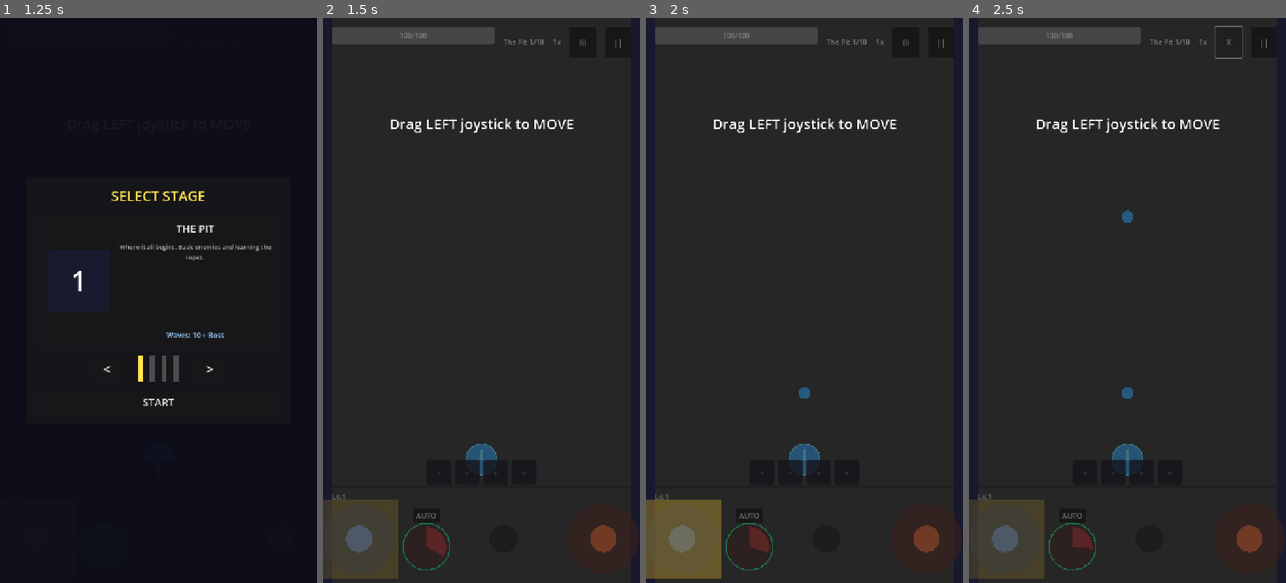
Above: before the commit, frames 1-4 (left to right).
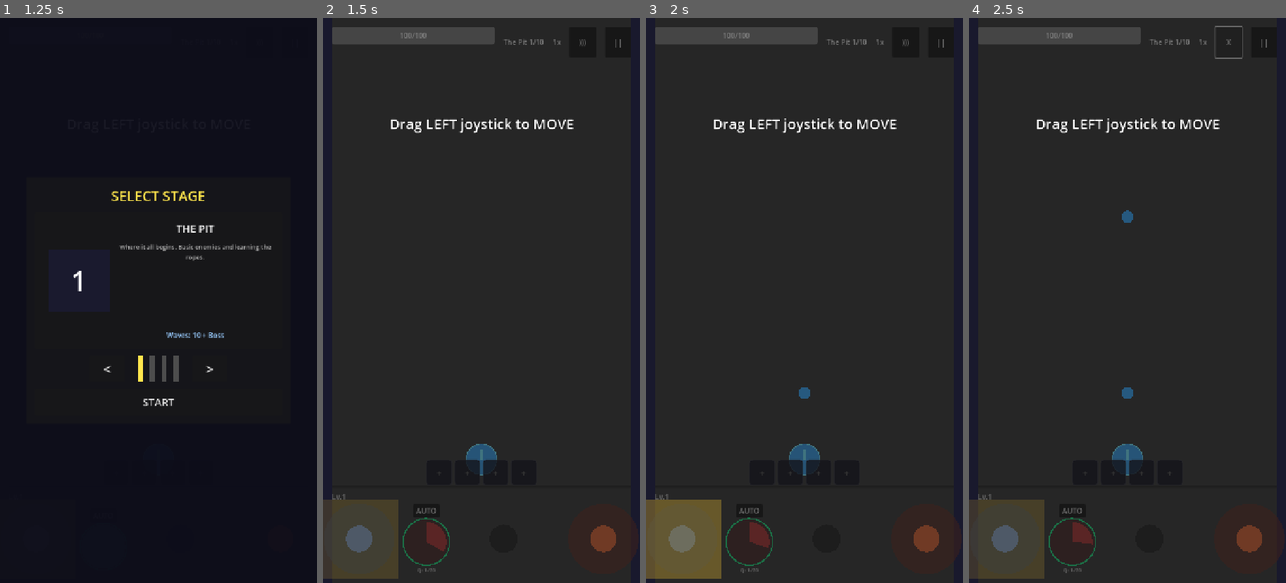
Above: after the commit, the same moments.

Repository: Randroids-Dojo/GoPit
Game: Godot game, scene res://scenes/game.tscn
The game is run twice, just before and just after one commit, with the same random seed, the same clock (stepped at 60 frames per second) and the same inputs.
Inputs:
- Up to frame 1 (1.25 s): click "START" at 0.5 s
- Up to frame 2 (1.5 s): click "START" at 1.25 s
- Up to frame 3 (2 s): no input
- Up to frame 4 (2.5 s): click ")))" at 2 s

Frame 1 is identical in both runs. In frame 2, 0.4% of the frame differs, in the area x 25-40%, y 86-99%; in frame 3, 0.4%; in frame 4, 0.4%.

Commit message:
Add queue visualization UI near fire button
- Create queue_display.gd component showing queue depth (Q: X/Y)
- Display only when queue has items
- Color changes: normal -> yellow (75%) -> red (full)
- Position below fire button for easy visibility

Cooldown indicators on ball slots deferred to GoPit-am1j (requires slot UI)

Closes GoPit-5f2p

Diff:
--- a/scenes/game.tscn
+++ b/scenes/game.tscn
@@ -26,6 +26,7 @@
 [ext_resource type="PackedScene" uid="uid://boss_hp_bar_scene" path="res://scenes/ui/boss_hp_bar.tscn" id="21_boss_hp"]
 [ext_resource type="Script" path="res://scripts/ui/ultimate_button.gd" id="22_ultimate"]
 [ext_resource type="Script" path="res://scripts/ui/speed_indicator.gd" id="speed_indicator"]
+[ext_resource type="Script" path="res://scripts/ui/queue_display.gd" id="queue_display"]
 
 [sub_resource type="RectangleShape2D" id="RectangleShape2D_wall"]
 size = Vector2(20, 1280)
@@ -273,6 +274,14 @@
 layout_mode = 2
 size_flags_horizontal = 4
 script = ExtResource("4_fire")
+
+[node name="QueueDisplay" type="Label" parent="UI/HUD/InputContainer/HBoxContainer/FireButtonContainer"]
+layout_mode = 2
+size_flags_horizontal = 4
+theme_override_font_sizes/font_size = 12
+text = ""
+horizontal_alignment = 1
+script = ExtResource("queue_display")
 
 [node name="UltimateButtonContainer" type="CenterContainer" parent="UI/HUD/InputContainer/HBoxContainer"]
 layout_mode = 2
--- /dev/null
+++ b/scripts/ui/queue_display.gd
@@ -0,0 +1,48 @@
+extends Label
+## Queue Display - shows current firing queue status
+## Displays queue depth and indicates when full
+
+var ball_spawner: Node
+
+# Colors for different queue states
+const COLOR_NORMAL := Color(0.8, 0.8, 0.8)  # Light gray
+const COLOR_HIGH := Color(1.0, 0.8, 0.3)    # Yellow-orange (queue getting full)
+const COLOR_FULL := Color(1.0, 0.3, 0.3)    # Red (queue full)
+
+var _current_queue_size: int = 0
+var _max_queue_size: int = 20
+
+
+func _ready() -> void:
+	# Find ball spawner
+	ball_spawner = get_tree().get_first_node_in_group("ball_spawner")
+	if ball_spawner:
+		ball_spawner.queue_changed.connect(_on_queue_changed)
+
+	# Initial state
+	_update_display()
+
+
+func _on_queue_changed(queue_size: int, max_size: int) -> void:
+	_current_queue_size = queue_size
+	_max_queue_size = max_size
+	_update_display()
+
+
+func _update_display() -> void:
+	# Update text
+	if _current_queue_size == 0:
+		text = ""
+		visible = false
+	else:
+		text = "Q: %d/%d" % [_current_queue_size, _max_queue_size]
+		visible = true
+
+	# Update color based on fill level
+	var fill_ratio: float = float(_current_queue_size) / float(_max_queue_size)
+	if fill_ratio >= 1.0:
+		add_theme_color_override("font_color", COLOR_FULL)
+	elif fill_ratio >= 0.75:
+		add_theme_color_override("font_color", COLOR_HIGH)
+	else:
+		add_theme_color_override("font_color", COLOR_NORMAL)
